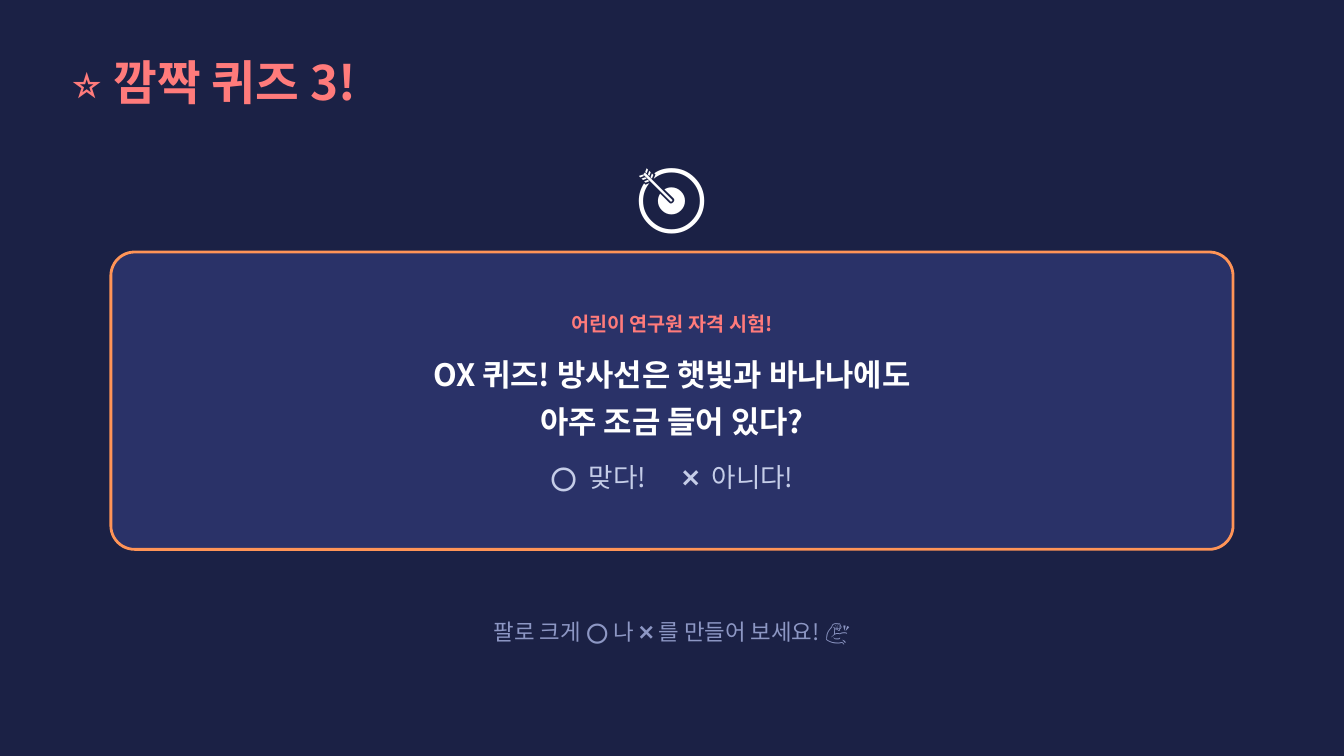
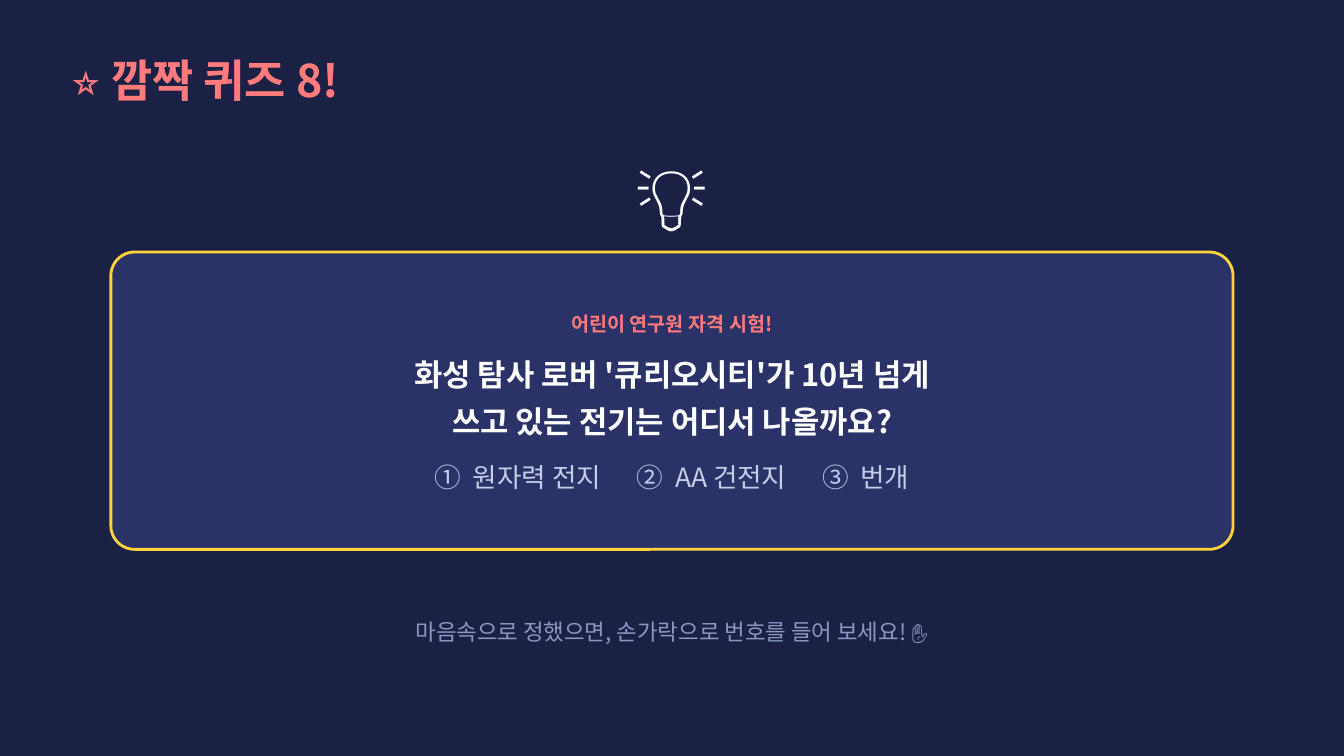
Before and after one commit to parksang-jun/ecture-materials, a slide deck: slide 36 of 강의자료/1일 어린이 연구원_초등 3-4학년용.pptx (slide 13 before the commit). Drawn at 1344x756 pixels with LibreOffice and Linux fonts; fonts in the diff are those of the drawing. Boxes give left, top, right and bottom in pixels: in the first picture for what was removed or moved away, otherwise in the second. Text is boxed around its words. In the diff, an @@ line names an element or a change of style, - is before the commit and + after.

```diff
--- a/강의자료/1일 어린이 연구원_초등 3-4학년용.pptx
+++ b/강의자료/1일 어린이 연구원_초등 3-4학년용.pptx
@@ text at <box>111,59,340,101</box>: text changed; size 34 to 32 pt @@
-⭐ 깜짝 퀴즈 3!
+⭐ 깜짝 퀴즈 8!
@@ text at <box>66,126,1278,247</box>: text changed @@
-🎯
+💡
@@ rounded rectangle "어린이 연구원 자격 시험!" at <box>111,252,1233,549</box>: outline #FF9457 2 pt to #FFD43B 2 pt @@
@@ text in rounded rectangle at <box>414,360,930,490</box>: text changed @@
-OX 퀴즈! 방사선은 햇빛과 바나나에도
-아주 조금 들어 있다?
-⭕ 맞다! ❌ 아니다!
+화성 탐사 로버 '큐리오시티'가 10년 넘게
+쓰고 있는 전기는 어디서 나올까요?
+① 원자력 전지 ② AA 건전지 ③ 번개
@@ text at <box>416,621,906,644</box>: text changed @@
-팔로 크게 ⭕ 나 ❌ 를 만들어 보세요! 💪
+마음속으로 정했으면, 손가락으로 번호를 들어 보세요! ✋
```
Also in this commit, not shown: 28 other slides changed, 14 slides added, 2 slides removed, 4 other files.
